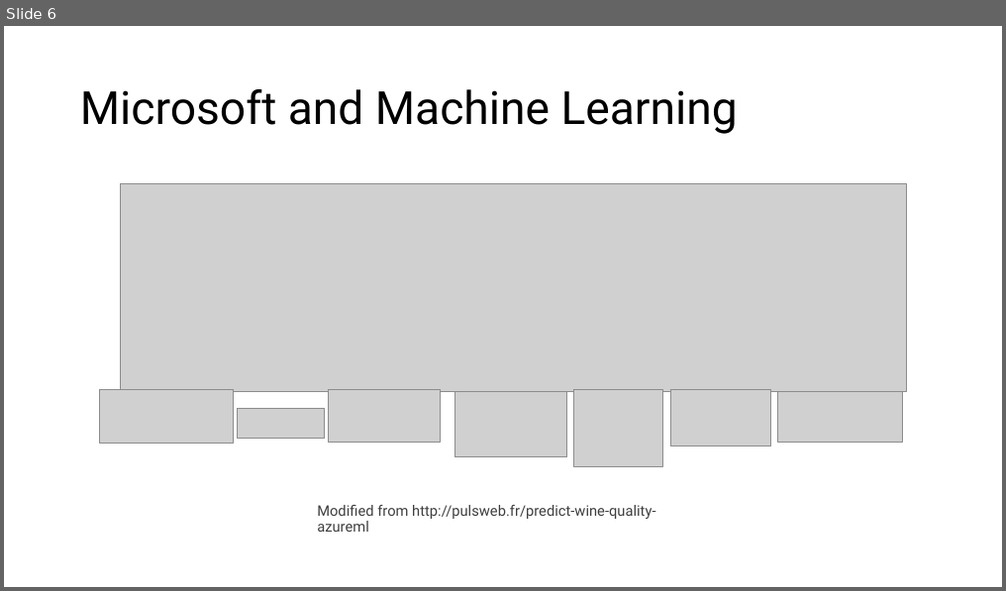
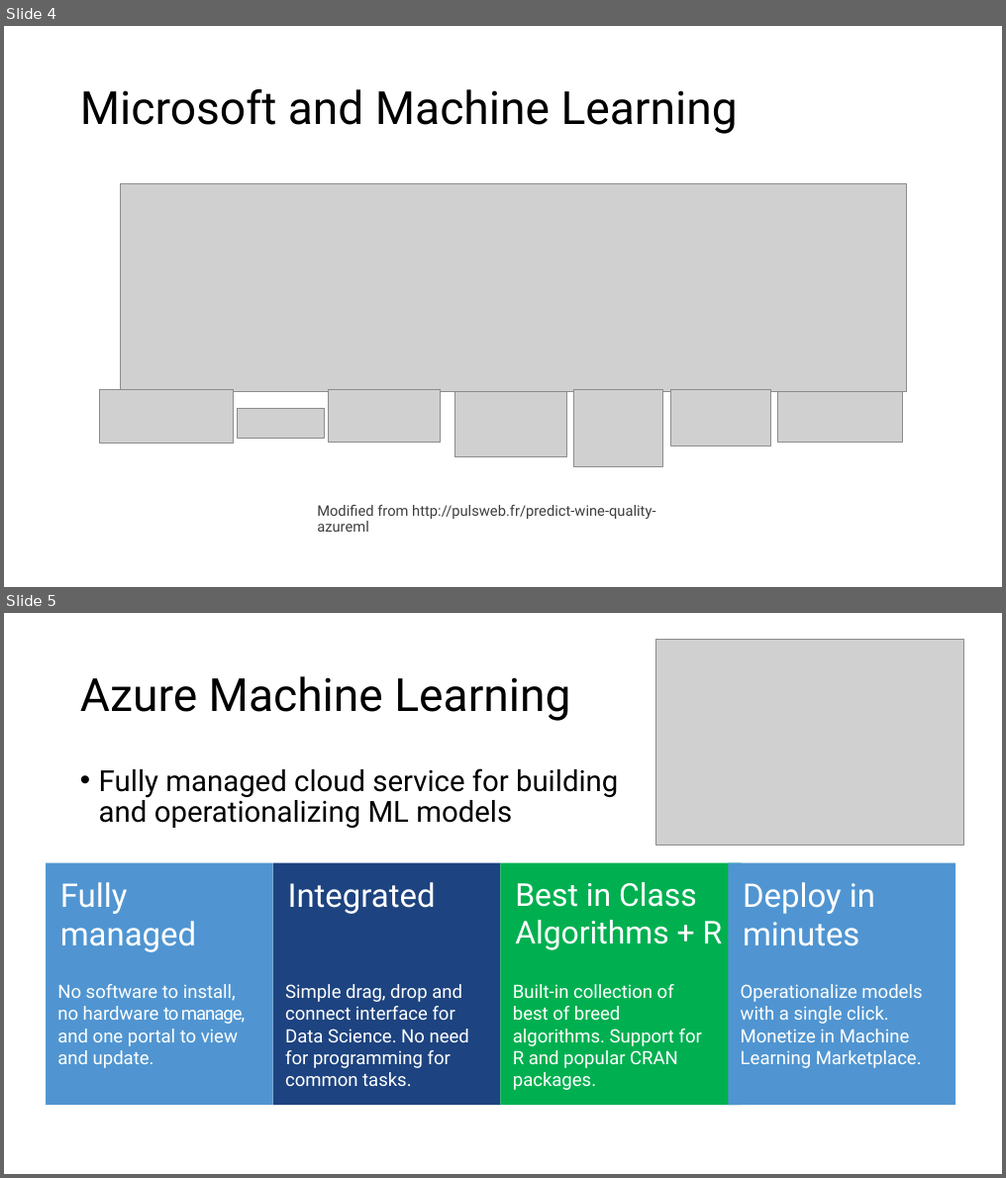
Before and after one commit to wi5nia/TechnicalCommunityContent, a slide deck: Big Data and Analytics/Azure Machine Learning/Azure Machine Learning.pptx. Shown one above the other, each under a label of ours: slide 6 before the commit, slides 4 and 5 after it. The pictures are 1006x591 and 1006x1178 pixels, drawn with LibreOffice and Linux fonts; fonts in the diff are those of the drawing; grey boxes stand for pictures. Boxes give left, top, right and bottom in pixels: in the first picture for what was removed or moved away, otherwise in the second. Text is boxed around its words. In the diff, an @@ line names an element or a change of style, - is before the commit and + after.

```diff
--- a/Big Data and Analytics/Azure Machine Learning/Azure Machine Learning.pptx
+++ b/Big Data and Analytics/Azure Machine Learning/Azure Machine Learning.pptx
@@ slide 5 added at <box>4,613,1002,1174</box>, background #FFFFFF @@
@@ picture added at <box>656,639,963,845</box> @@
@@ title added at <box>80,676,570,721</box>, 44 pt, text #000000 @@
+Azure Machine Learning
@@ text added at <box>99,768,618,828</box>, 28 pt, text #000000 @@
+• Fully managed cloud service for building and operationalizing ML models
@@ rectangle added at <box>46,863,273,1106</box>, fill #5095D1, 31.4 pt, text #FFFFFF @@
+Fully
+managed
@@ rectangle added at <box>272,863,500,1106</box>, fill #1D4380, 31.4 pt, text #FFFFFF @@
+Integrated
@@ rectangle added at <box>500,863,741,1106</box>, fill #00B050, 30.4 pt, text #FFFFFF @@
+Best in Class Algorithms + R
@@ rectangle added at <box>728,863,955,1106</box>, fill #5095D1, 31.4 pt, text #FFFFFF @@
+Deploy in minutes
@@ text added at <box>57,984,245,1068</box>, 17.6 pt, text #FFFFFF @@
+No software to install, no hardware to manage, and one portal to view and update.
@@ text added at <box>285,984,469,1086</box>, 17.6 pt, text #FFFFFF @@
+Simple drag, drop and connect interface for Data Science. No need for programming for common tasks.
@@ text added at <box>513,984,702,1090</box>, 17.6 pt, text #FFFFFF @@
+Built-in collection of best of breed algorithms. Support for R and popular CRAN packages.
@@ text added at <box>741,984,922,1068</box>, 17.6 pt, text #FFFFFF @@
+Operationalize models with a single click. Monetize in Machine Learning Marketplace.
@@ what was slide 6 is now slide 4 @@
```
Also in this commit, not shown: 1 slide changed.
